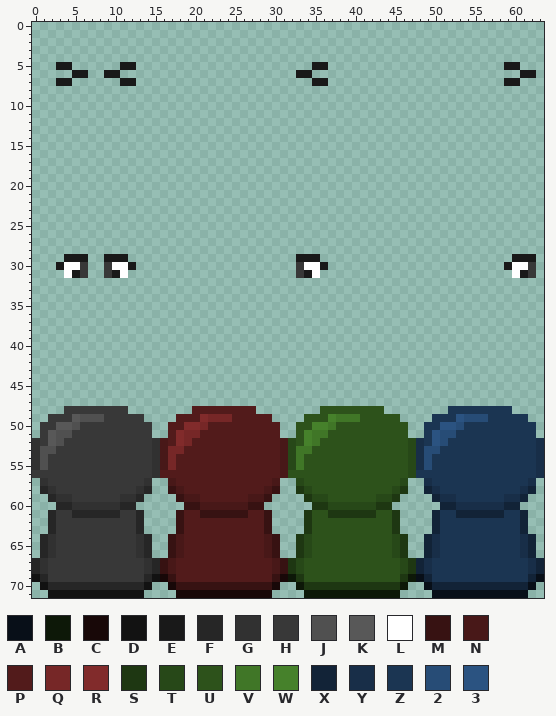
Two versions of one sprite sheet, assets/graphics/player.png. Above: the version before the commit.
The file is 64x72 pixels. Colours within 5 levels of each other are drawn and written as one.
Palette (. is transparent): A #080f18  B #0d1808  C #180808  D #121212  E #191919  F #262626  G #313131  H #383838  J #505050  K #585858  L #ffffff  M #371212  N #481818  P #521b1b  Q #762727  R #812b2b  S #1e3712  T #274818  U #2d521b  V #407627  W #46812b  X #122337  Y #182e48  Z #1b3552  2 #274c76  3 #2b5381
And afterwards:
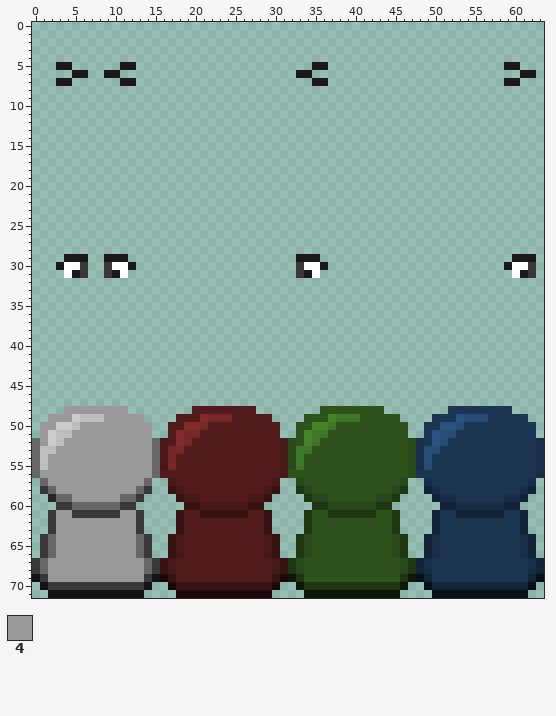
Colours new in this view: 4 #999999
Edits made:
colour G: #313131 -> #666666
colour J: #505050 -> #bfbfbf
colour K: #585858 -> #cccccc
y 48: x 4..11 HHHHHHHH -> 44444444
y 49: x 2..4 HHH -> 444; x 9..13 HHHHH -> 44444
y 50: x 1..2 HH -> 44; x 6..14 HHHHHHHHH -> 444444444
y 51: x 1 H -> 4; x 5..14 HHHHHHHHHH -> 4444444444
y 52: x 1 H -> 4; x 4..14 HHHHHHHHHHH -> 44444444444
y 53: x 3..14 HHHHHHHHHHHH -> 444444444444
y 54..55: x 2..14 HHHHHHHHHHHHH -> 4444444444444
y 56: x 0..14 HHHHHHHHHHHHHHH -> G44444444444444
y 57: x 2..13 HHHHHHHHHHHH -> 444444444444
y 58: x 1 F -> H; x 3..12 HHHHHHHHHH -> 4444444444; x 14 F -> H
y 59: x 5..10 HHHHHH -> 444444; x 13 F -> H
y 60: x 3..4 FF -> HH; x 11..12 FF -> HH
y 61: x 2..13 FHHFFFFFFHHF -> H44HHHHHH44H
y 62..63: x 2..13 FHHHHHHHHHHF -> H4444444444H
y 64..66: x 1 F -> H; x 3..12 HHHHHHHHHH -> 4444444444; x 14 F -> H
y 67..68: x 0 F -> H; x 2..13 HHHHHHHHHHHH -> 444444444444; x 15 F -> H
y 69: x 1..14 FHHHHHHHHHHHHF -> H444444444444H
y 70: x 2..13 FFFFFFFFFFFF -> HHHHHHHHHHHH
Pixel boxes of the changes (left, top, right, bottom) in both pictures:
changed: (32, 406, 160, 590)
